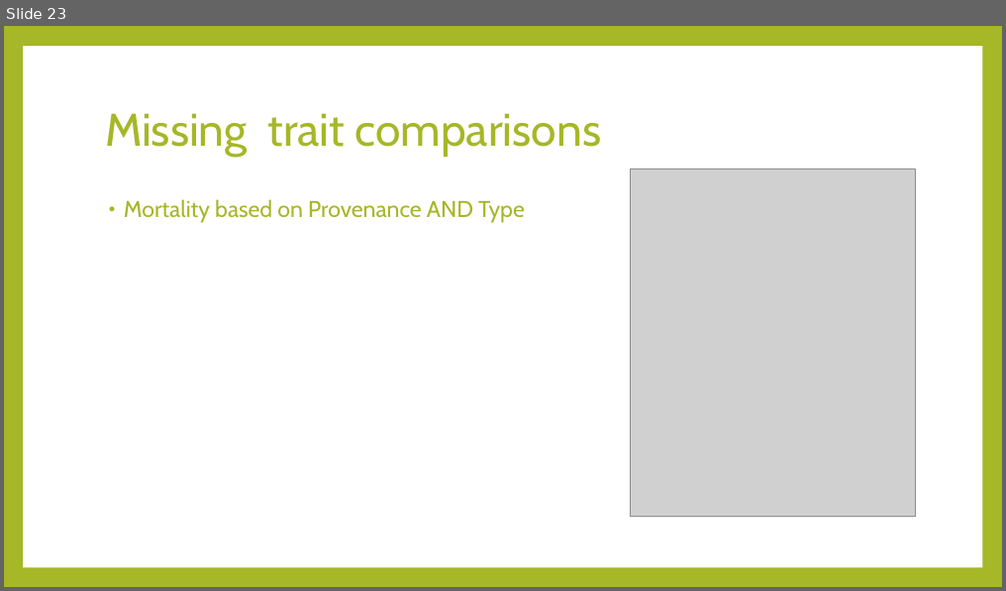
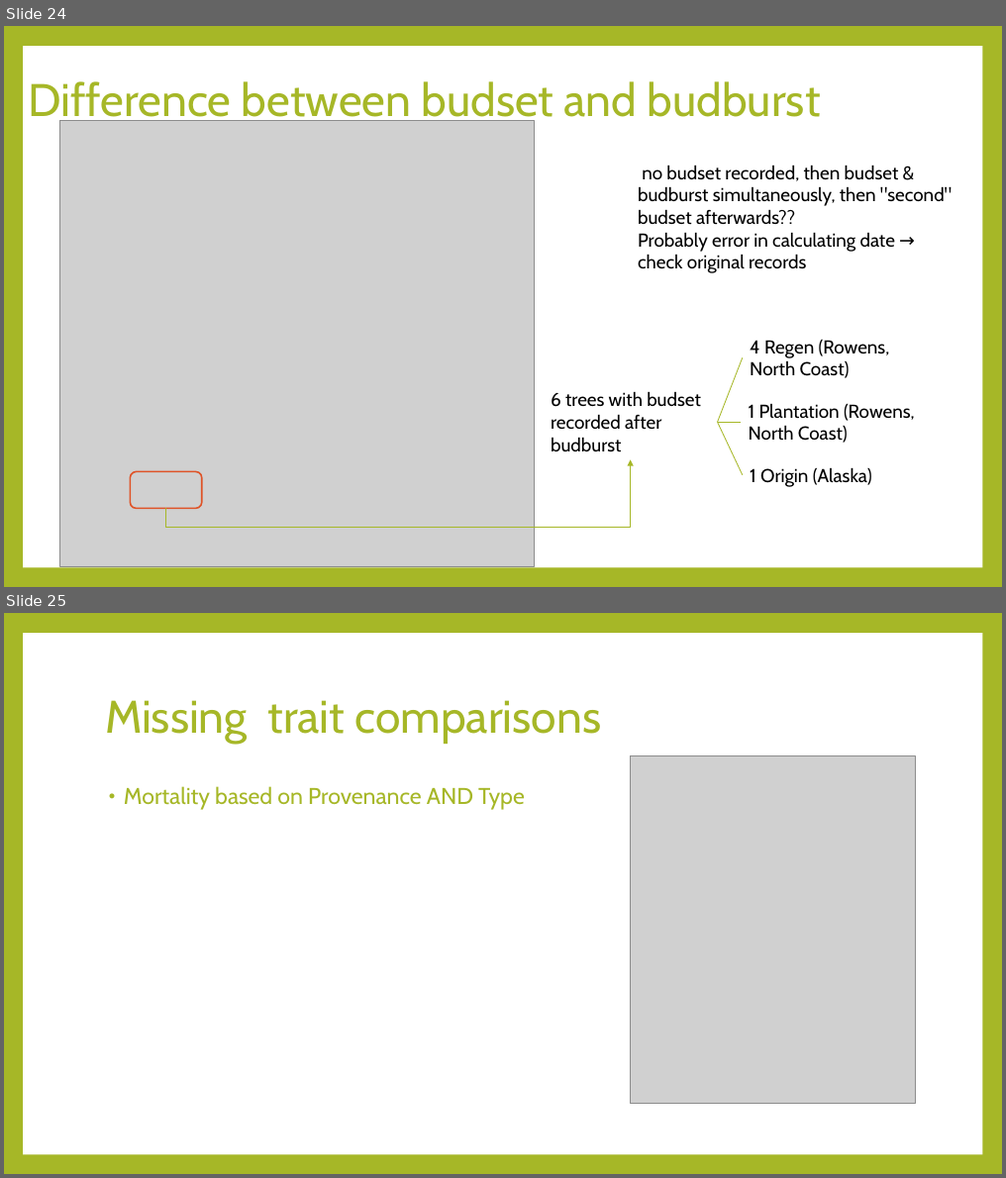
Before and after one commit to luisasenecio/RapidAdaptation, a slide deck: RapidAdaptation_DataExploration.pptx. Shown one above the other, each under a label of ours: slide 23 before the commit, slides 24 and 25 after it. The pictures are 1006x591 and 1006x1178 pixels, drawn with LibreOffice and Linux fonts; fonts in the diff are those of the drawing; grey boxes stand for pictures. Boxes give left, top, right and bottom in pixels: in the first picture for what was removed or moved away, otherwise in the second. Text is boxed around its words. In the diff, an @@ line names an element or a change of style, - is before the commit and + after.

```diff
--- a/RapidAdaptation_DataExploration.pptx
+++ b/RapidAdaptation_DataExploration.pptx
@@ slide 24 added at (4,26,1002,587), background #A6B727; not listed: 1 template element that a slide beside it also shows @@
@@ title added at (29,81,821,127), 44 pt, text #A6B727 @@
+Difference between budset and budburst
@@ picture added at (59,121,534,568) @@
@@ text added at (638,165,951,274), 18 pt, text #000000 @@
+no budset recorded, then budset & budburst simultaneously, then "second" budset afterwards??
+Probably error in calculating date → check original records
@@ group added at (550,340,915,487): 4 texts, 3 lines @@
+6 trees with budset recorded after budburst
+4 Regen (Rowens, North Coast)
+1 Plantation (Rowens, North Coast)
+1 Origin (Alaska)
@@ elbow arrow added from (165, 509) to (631, 461), #A6B727 0.79 pt @@
@@ rounded rectangle added at (130,472,202,509), outline #DF5327 1.5 pt @@
@@ what was slide 23 is now slide 25 @@
```
Also in this commit, not shown: 1 slide changed, 3 other slides added, 2 slides removed, 4 other files.
